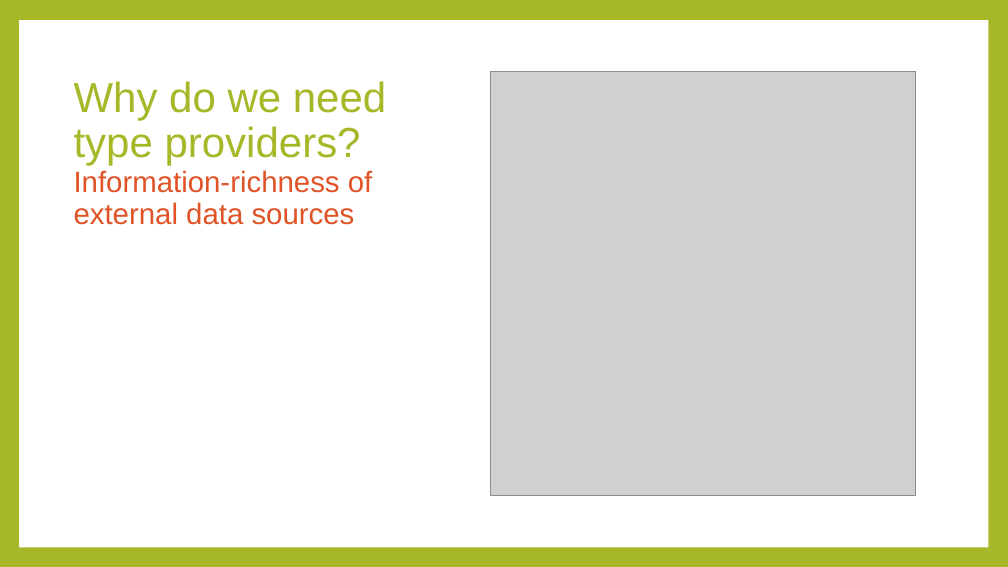
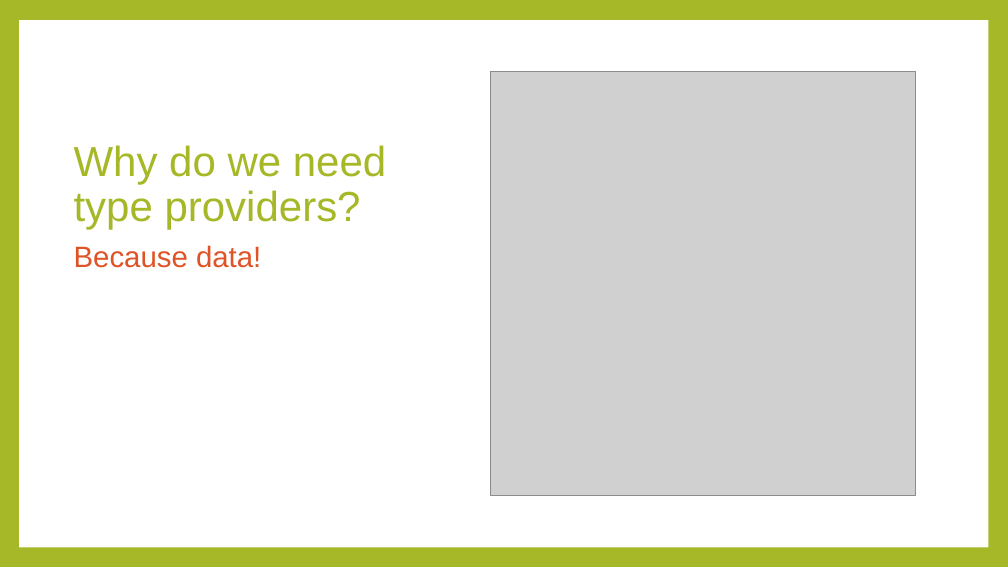
Before and after one commit to rachelblasucci/Current-Talks, a slide deck: slide 4 of Type Providers/Type Providers.pptx (slide 8 before the commit). Drawn at 1008x567 pixels with LibreOffice and Linux fonts; fonts in the diff are those of the drawing; grey boxes stand for pictures. Boxes give left, top, right and bottom in pixels: in the first picture for what was removed or moved away, otherwise in the second. Text is boxed around its words. In the diff, an @@ line names an element or a change of style, - is before the commit and + after.

```diff
--- a/Type Providers/Type Providers.pptx
+++ b/Type Providers/Type Providers.pptx
@@ title at (74,145,386,229): text changed; size 28 to 40 pt; text colour #DF5327 to #A6B727 @@
-Why do we need type providers?
-Information-richness of external data sources
+Why do we need type providers?
@@ text added at (74,245,261,268), 28 pt, text #DF5327 @@
+Because data!
```
Also in this commit, not shown: 7 other slides changed, 1 slide added, 3 slides removed.
